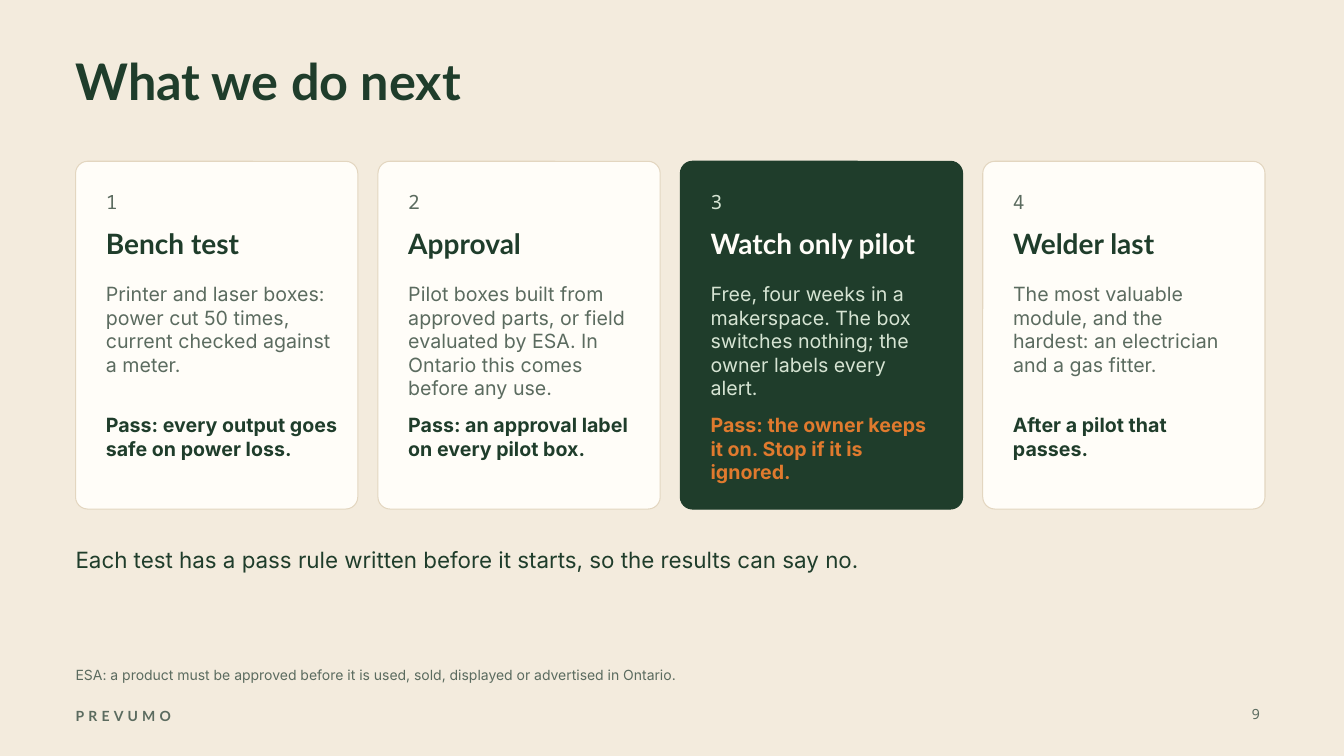
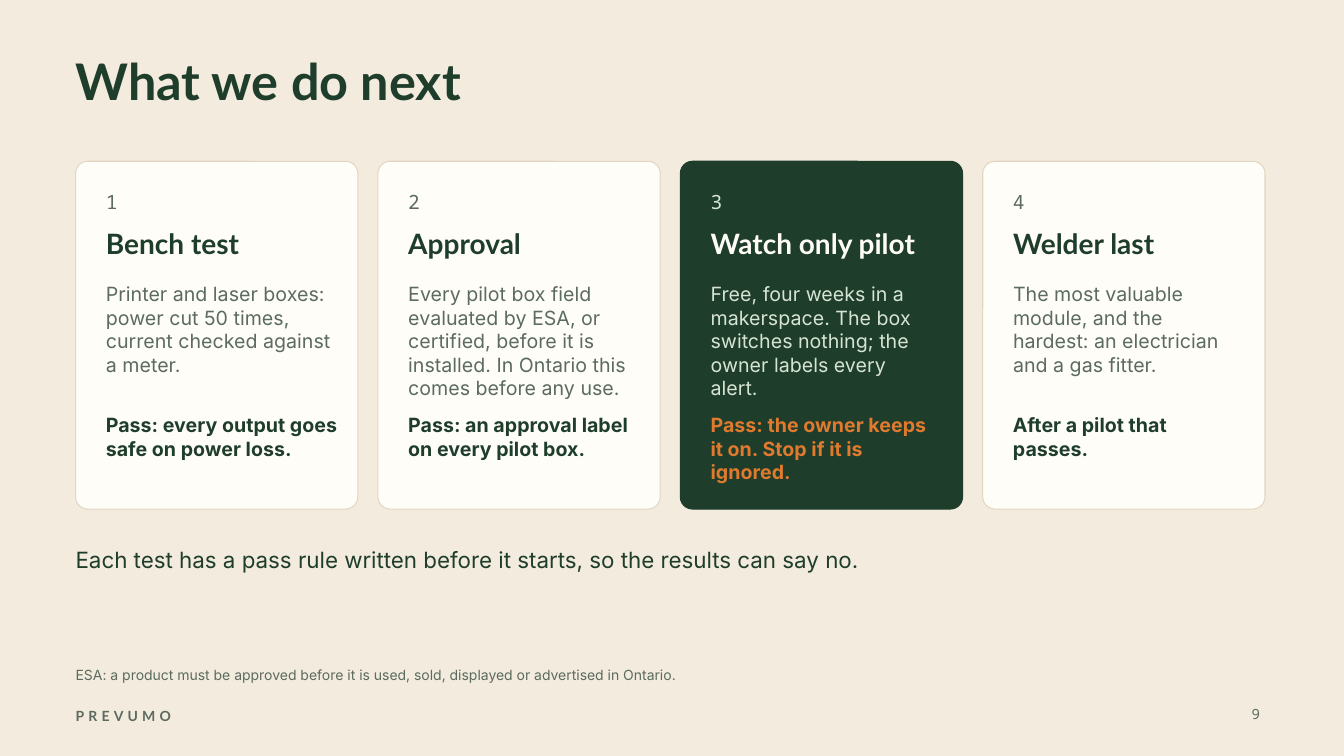
Before and after one commit to WAHB22/wahbs-world, a slide deck: slide 9 of prevumo/deliverables/final/PREVUMO-final.pptx. Drawn at 1344x756 pixels with LibreOffice and Linux fonts; fonts in the diff are those of the drawing; background and template pictures are left out. Boxes give left, top, right and bottom in pixels: in the first picture for what was removed or moved away, otherwise in the second. Text is boxed around its words. In the diff, an @@ line names an element or a change of style, - is before the commit and + after.

```diff
--- a/prevumo/deliverables/final/PREVUMO-final.pptx
+++ b/prevumo/deliverables/final/PREVUMO-final.pptx
@@ text at [408, 286, 626, 399]: text changed @@
-Pilot boxes built from approved parts, or field evaluated by ESA. In Ontario this comes before any use.
+Every pilot box field evaluated by ESA, or certified, before it is installed. In Ontario this comes before any use.
```
Also in this commit, not shown: 9 other slides changed, 11 other files.
